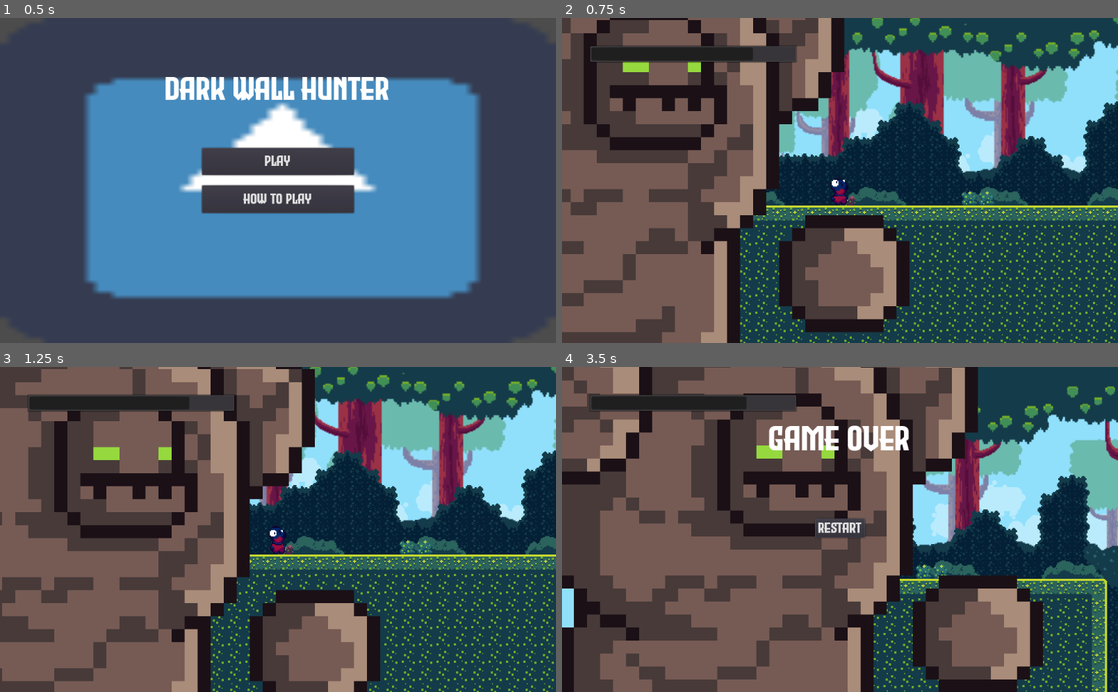
Above: before the commit, frames 1-4 (two rows, left to right).
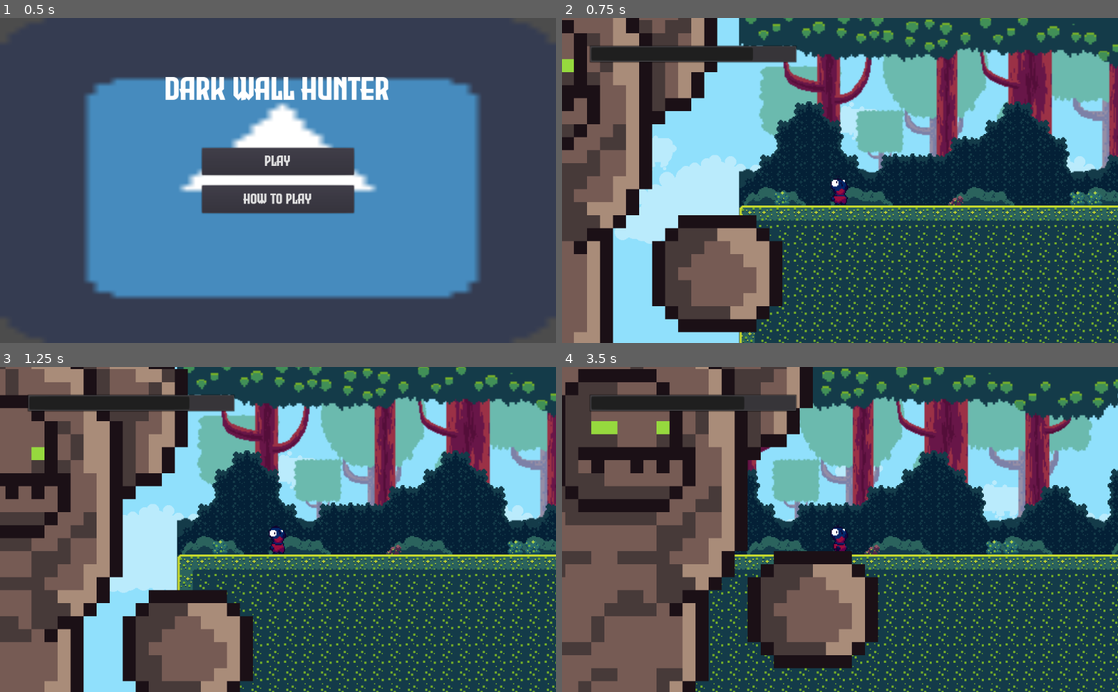
Above: after the commit, the same moments.

Repository: bosskab123/godot-wild-jam-36
Game: Godot game, scene res://scenes/uis/MainMenuUI.tscn
Same seed, same stepped clock (60 frames per second), same inputs: the game is played once before the commit and once after it. The engine's default icon, where the game draws it, is replaced by a stand-in: a white triangle on a blue panel in a dark square.
Inputs:
- Up to frame 1 (0.5 s): no input
- Up to frame 2 (0.75 s): click "Play" at 0.5 s
- Up to frame 3 (1.25 s): no input
- Up to frame 4 (3.5 s): hold D (move_right) 1.28-2.03 s; tap Y (next_chunk) at 1.35, 2.85 s; tap W (jump) at 1.52, 2.27 s; hold A (move_left) 2.03-2.78 s; tap T (previous_chunk) at 2.1 s; hold D (move_right) from 2.78 s (still down)

Frame 1 is identical in both runs. In frame 2, 65% of the frame differs, in the area x 0-100%, y 0-100%; in frame 3, 64%; in frame 4, 75%.

Commit message:
Update MainGame.tscn

Diff:
--- a/scenes/MainGame.tscn
+++ b/scenes/MainGame.tscn
@@ -20,7 +20,7 @@
 [node name="MainGame" type="Node2D"]
 script = ExtResource( 2 )
 __meta__ = {
-"_edit_horizontal_guides_": [ 0.0, 240.0, 480.0 ],
+"_edit_horizontal_guides_": [ 0.0, 240.0, 480.0, 315.777 ],
 "_edit_vertical_guides_": [ 0.0, 480.0, 960.0 ]
 }
 
@@ -92,7 +92,7 @@
 texture = ExtResource( 4 )
 
 [node name="Player" parent="." instance=ExtResource( 1 )]
-position = Vector2( 192, 176 )
+position = Vector2( 92.4662, 176 )
 
 [node name="RemoteTransform2D" type="RemoteTransform2D" parent="Player"]
 position = Vector2( -256, -160 )
@@ -117,16 +117,18 @@
 shape = SubResource( 3 )
 
 [node name="Camera2D" type="Camera2D" parent="."]
-position = Vector2( -64, 16 )
+position = Vector2( -163.534, 16 )
 anchor_mode = 0
 current = true
 zoom = Vector2( 0.5, 0.5 )
+limit_bottom = 320
+limit_smoothed = true
 
 [node name="DeadWall" parent="." instance=ExtResource( 3 )]
-position = Vector2( -16, 280 )
+position = Vector2( -232.706, 280 )
 
 [node name="DeadFloor" parent="." instance=ExtResource( 7 )]
-position = Vector2( 192.173, 339.199 )
+position = Vector2( 192.173, 368.863 )
 
 [connection signal="body_entered" from="Background/PrimaryBackgroundDetector" to="." method="_on_PrimaryBackgroundDetector_body_entered"]
 [connection signal="body_entered" from="Background/SecondaryBackgroundDetector" to="." method="_on_SecondaryBackgroundDetector2_body_entered"]
